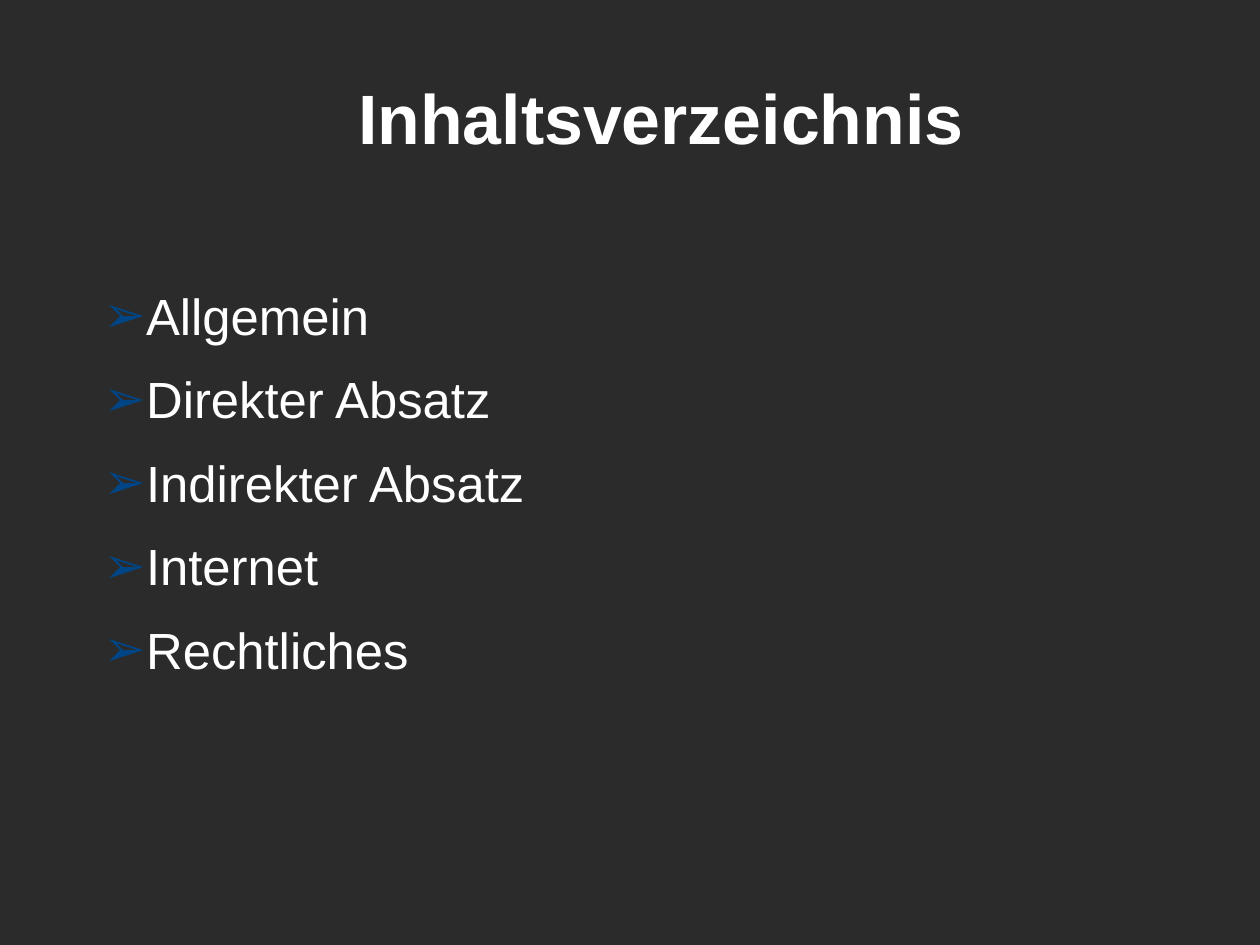
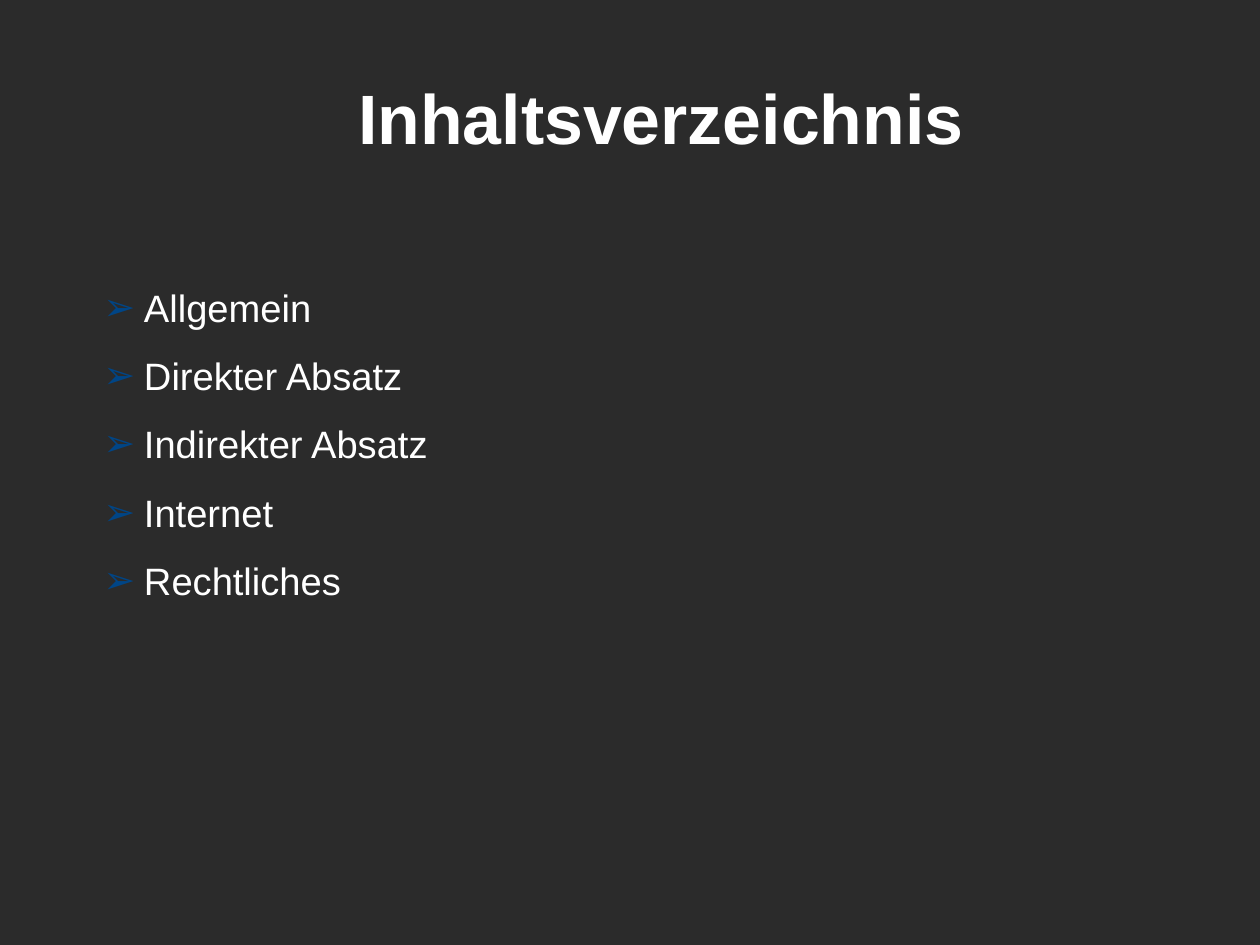
Before and after one commit to ChristianMarzianGithub/WGBlockWoche2Praesentation, a slide deck: slide 2 of TemplateHellGrauBlau.odp. Drawn at 1260x945 pixels with LibreOffice and Linux fonts; fonts in the diff are those of the drawing; background and template pictures are left out; a plain dark background stands for a picture behind light text. Boxes give left, top, right and bottom in pixels: in the first picture for what was removed or moved away, otherwise in the second. Text is boxed around its words. In the diff, an @@ line names an element or a change of style, - is before the commit and + after.

Commit message:
Inhalt hinzugefügt

```diff
--- a/TemplateHellGrauBlau.odp
+++ b/TemplateHellGrauBlau.odp
@@ text "Allgemein" at [144, 294, 427, 596]: size 32 to 24 pt @@
```
Also in this commit, not shown: 6 other slides changed.
